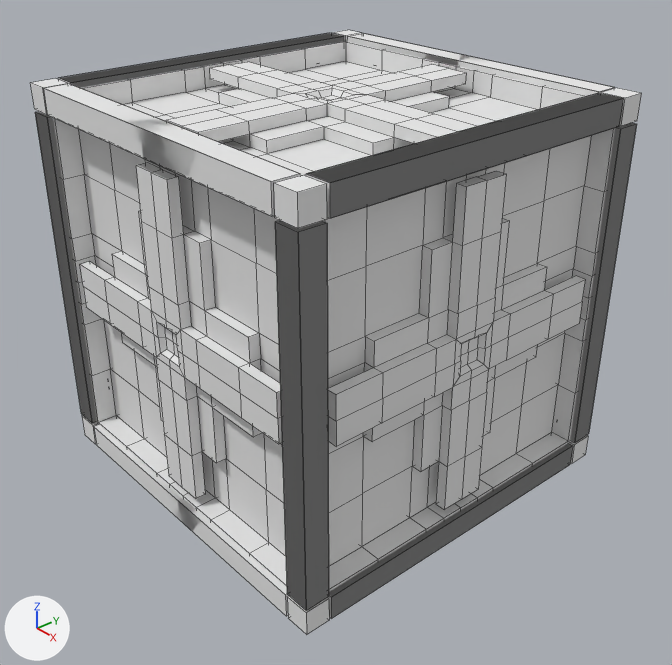
An edit to the Blender file medical_cube.blend, drawn before and after from the same camera.
Both versions are drawn from a 50 mm camera at (1.643, -1.41, 1.025) aimed at (0.054, -0.028, -0.11). The axes (+X, +Y, +Z) are drawn at lower left. The lights are the same throughout. Mesh edges are drawn as thin lines.
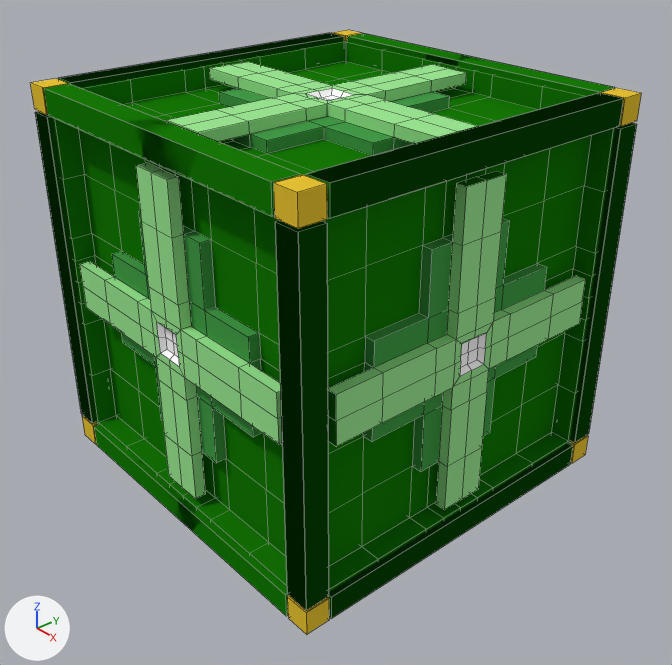
Commit message: model+materials applied

The change in detail:
Material 'Material' (mat_material) changes colour from white #e7e7e7 to dark green #177a07; in linear values from (0.8, 0.8, 0.8) to (0.00858, 0.196, 0.00201).
Material 'Material.001' (mat_material_001) is new.
Its base color is (0.331, 0.8, 0.292) (green #9ce793).
Material 'Material.004' (mat_material_004) is new.
Its base color is (1.0, 1.0, 1.0) (white #ffffff).
Material 'Material.003' (mat_material_003) is new.
Its base color is (0.8, 0.544, 0.0346) (yellow #e7c334).
Material 'Material.002' (mat_material_002) is new.
Its base color is (0.0596, 0.334, 0.0683) (green #459c4a).
me_cube has 231 vertices, 186 faces and spans x -0.89..1.03, y -1.03..0.89, z -0.89..1.03.
me_cube is used by ob_cube; location (0.0, 0.0, 0.0); scale (0.485, 0.485, 0.485).
me_cube part 1: 51 of the faces centred in x 0.05..1.0, y -1.0..-0.05, z 0.05..1.0 switch from mat_material (white #e7e7e7) to mat_material_001 (green #9ce793).
me_cube part 2: all 9 faces centred in x 0.06..0.57, y -0.94..-0.91, z 0.06..0.57 switch from mat_material (white #e7e7e7) to mat_material_002 (green #459c4a).
me_cube part 3: all 9 faces centred in x 0.06..0.57, y -0.57..-0.06, z 0.91..0.94 switch from mat_material (white #e7e7e7) to mat_material_002 (green #459c4a).
me_cube part 4: all 9 faces centred in x 0.91..0.94, y -0.57..-0.06, z 0.06..0.57 switch from mat_material (white #e7e7e7) to mat_material_002 (green #459c4a).
me_cube part 5: all 6 faces centred in x 0.9..1.03, y -1.03..-0.9, z 0.9..1.03 switch from mat_material (white #e7e7e7) to mat_material_003 (yellow #e7c334).
me_cube part 6: all 3 faces centred in x 0.03..0.07, y -0.99..-0.97, z 0.03..0.07 switch from mat_material (white #e7e7e7) to mat_material_004 (white #ffffff).
me_cube part 7: all 3 faces centred in x 0.03..0.07, y -0.07..-0.03, z 0.97..0.99 switch from mat_material (white #e7e7e7) to mat_material_004 (white #ffffff).
me_cube part 8: all 3 faces centred in x 0.97..0.99, y -0.07..-0.03, z 0.03..0.07 switch from mat_material (white #e7e7e7) to mat_material_004 (white #ffffff).

What differs and where, as boxes [x1, y1, x2, y2] in the pictures (672 x 665 px):
'Cube', recoloured (white to green)
    both: [31, 30, 641, 635]
part 1 of me_cube, recoloured (white to green)
    both: [80, 62, 586, 510]
part 2 of me_cube, recoloured (white to green)
    both: [112, 211, 262, 463]
part 3 of me_cube, recoloured (white to green)
    both: [219, 89, 450, 155]
part 4 of me_cube, recoloured (white to green)
    both: [363, 219, 547, 472]
part 5 of me_cube, recoloured (white to yellow)
    both: [31, 30, 641, 635]
part 6 of me_cube, recoloured
    both: [157, 322, 179, 366]
part 7 of me_cube, recoloured
    both: [307, 88, 354, 101]
part 8 of me_cube, recoloured
    both: [460, 333, 487, 376]
